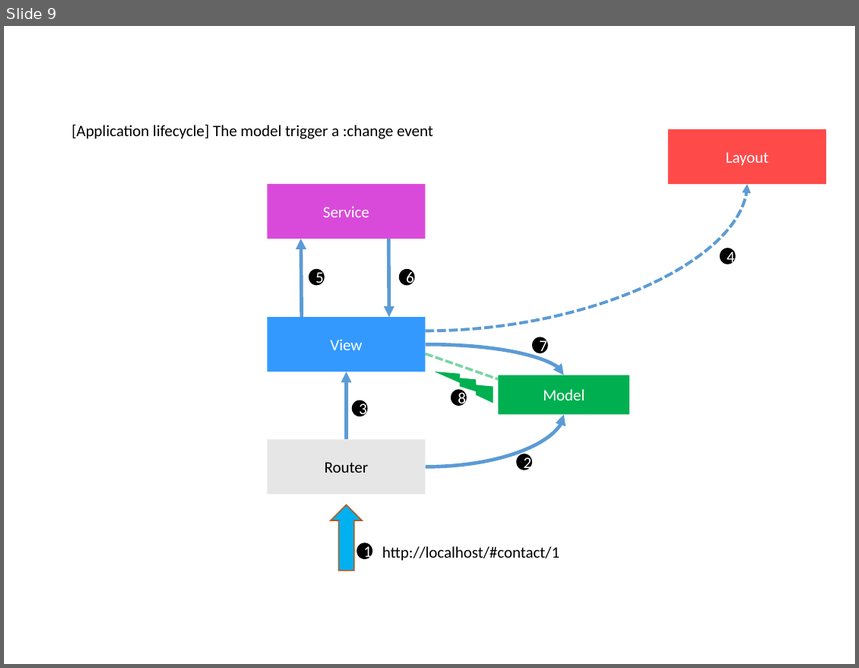
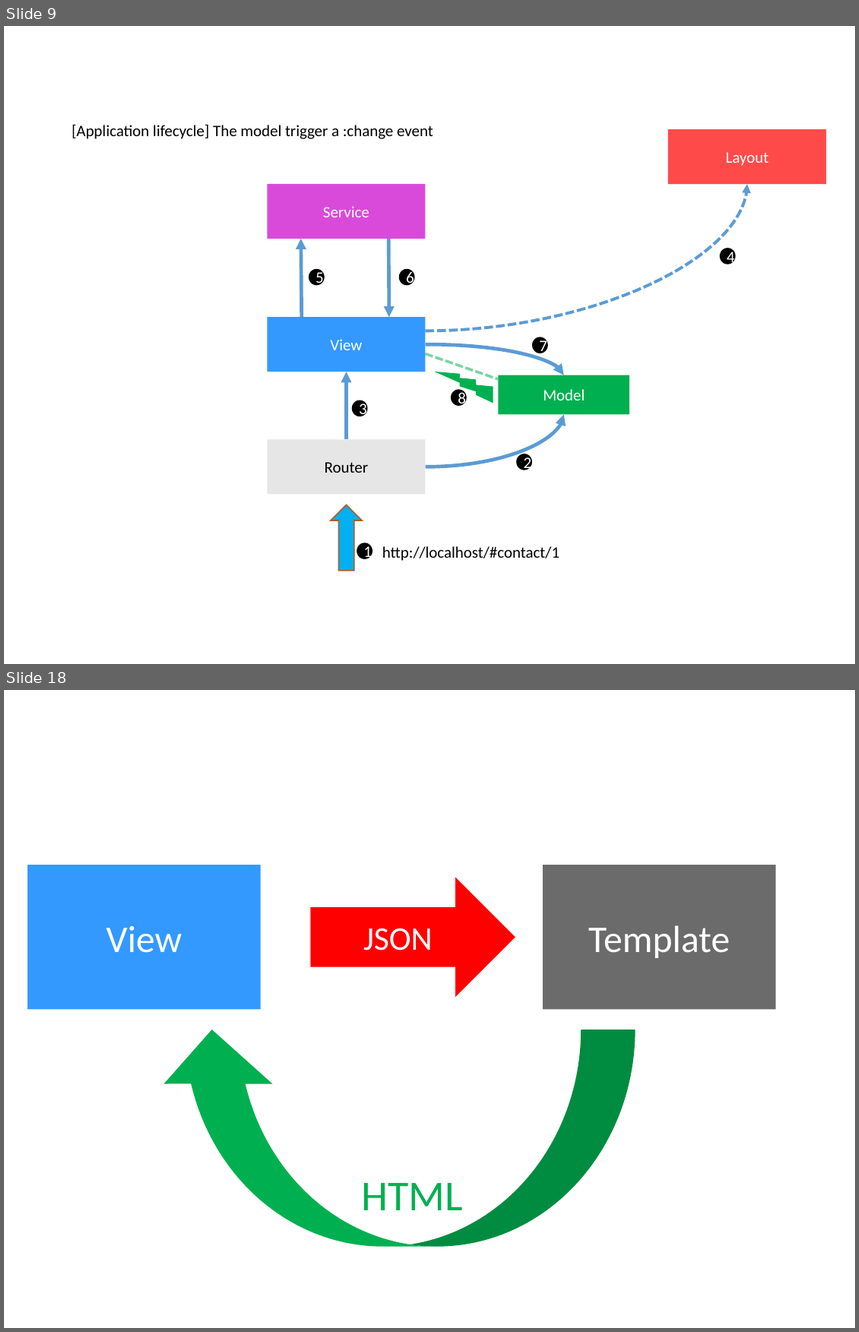
Before and after one commit to klee-contrib/focus-docs, a slide deck: assets/focus_lifecycle_schema.pptx. Shown one above the other, each under a label of ours: slide 9 before the commit, slides 9 and 18 after it; the slides between them are not shown. The pictures are 859x668 and 859x1332 pixels, drawn with LibreOffice and Linux fonts; fonts in the diff are those of the drawing. Boxes give left, top, right and bottom in pixels: in the first picture for what was removed or moved away, otherwise in the second. Text is boxed around its words. In the diff, an @@ line names an element or a change of style, - is before the commit and + after.

```diff
--- a/assets/focus_lifecycle_schema.pptx
+++ b/assets/focus_lifecycle_schema.pptx
@@ slide 18 added at <box>4,690,855,1328</box>, background #FFFFFF @@
@@ rectangle added at <box>28,865,261,1009</box>, fill #3399FF, 32 pt, text #FFFFFF @@
+View
@@ rectangle added at <box>543,865,776,1009</box>, fill #333333 at 72% opacity, 32 pt, text #FFFFFF @@
+Template
@@ right arrow added at <box>310,877,515,997</box>, fill #FF0000, 28 pt, text #FFFFFF @@
+JSON
@@ curved down arrow added at <box>158,1030,636,1246</box>, fill #00B050 @@
@@ text added at <box>361,1183,463,1211</box>, 36 pt, text #00B050 @@
+HTML
```
Also in this commit, not shown: 1 slide changed, 9 other slides added, 4 other files.
